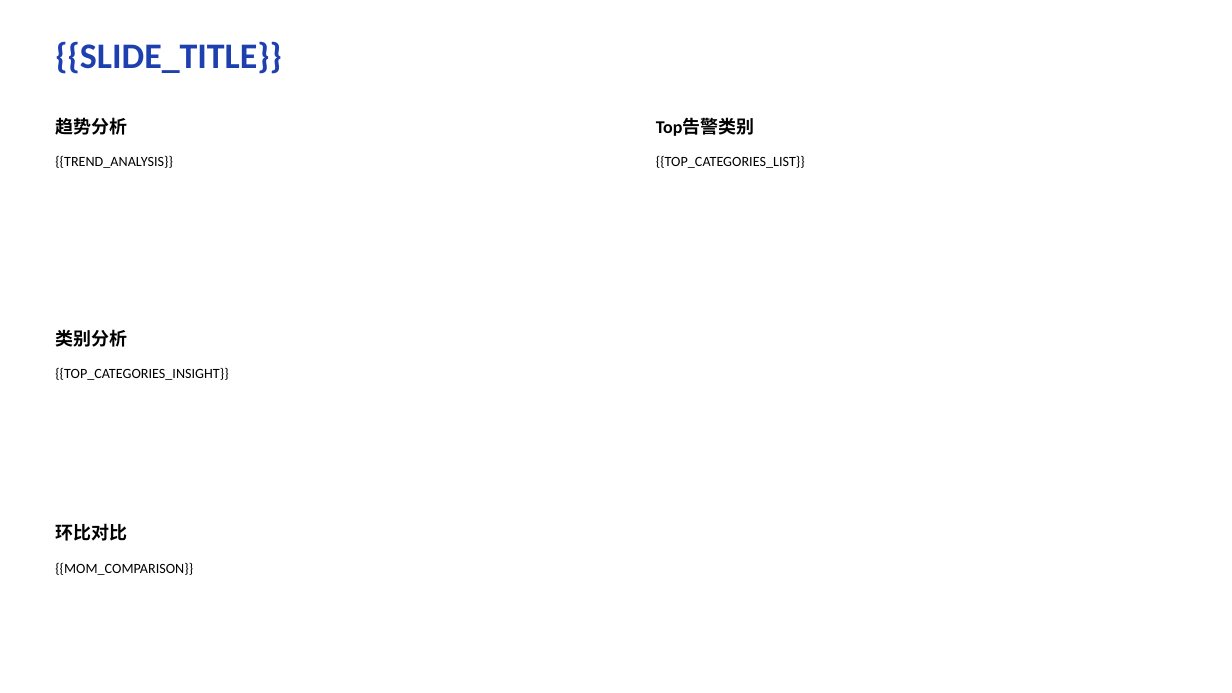
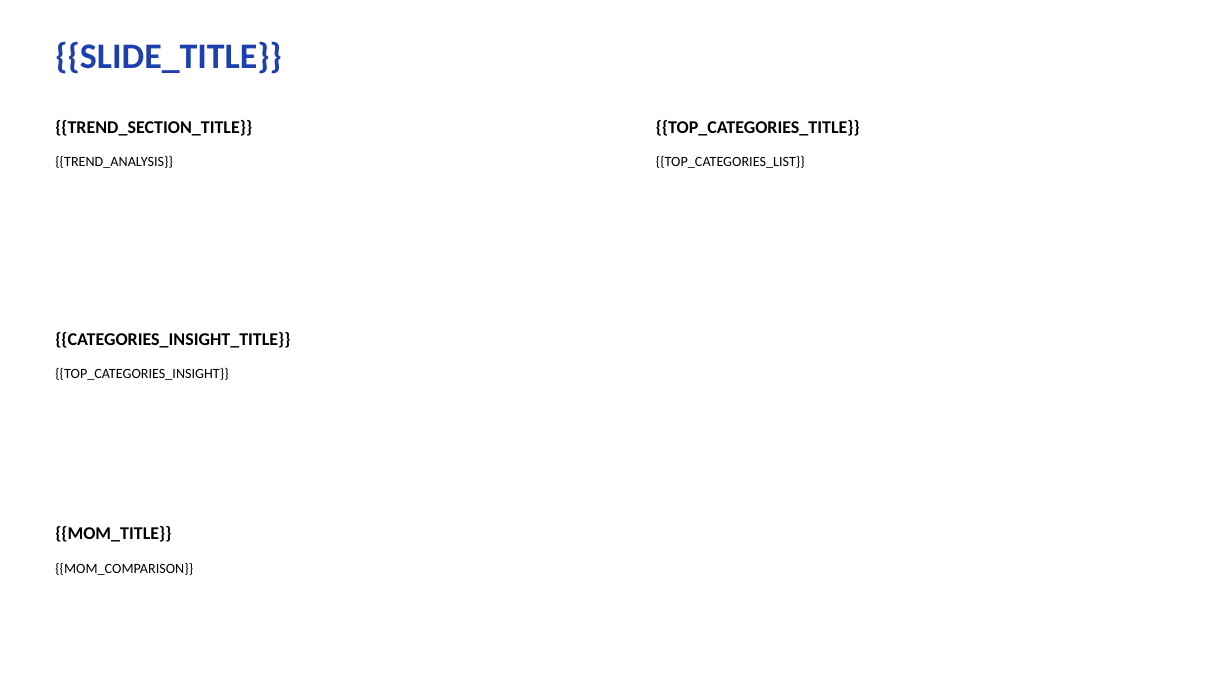
Before and after one commit to Xupai2022/report-generation, a slide deck: slide 3 of mss_ai_ppt_sample_assets/backend/data/templates/mss_executive_v2.pptx. Drawn at 1232x693 pixels with LibreOffice and Linux fonts; fonts in the diff are those of the drawing. Boxes give left, top, right and bottom in pixels: in the first picture for what was removed or moved away, otherwise in the second. Text is boxed around its words. In the diff, an @@ line names an element or a change of style, - is before the commit and + after.

```diff
--- a/mss_ai_ppt_sample_assets/backend/data/templates/mss_executive_v2.pptx
+++ b/mss_ai_ppt_sample_assets/backend/data/templates/mss_executive_v2.pptx
@@ text at <box>55,120,252,136</box>: text changed @@
-趋势分析
+{{TREND_SECTION_TITLE}}
@@ text at <box>656,120,860,136</box>: text changed @@
-Top告警类别
+{{TOP_CATEGORIES_TITLE}}
@@ text at <box>55,332,290,348</box>: text changed @@
-类别分析
+{{CATEGORIES_INSIGHT_TITLE}}
@@ text at <box>55,526,171,542</box>: text changed @@
-环比对比
+{{MOM_TITLE}}
```
Also in this commit, not shown: 6 other slides changed, 1 slide added, 1 slide removed, 45 other files.
